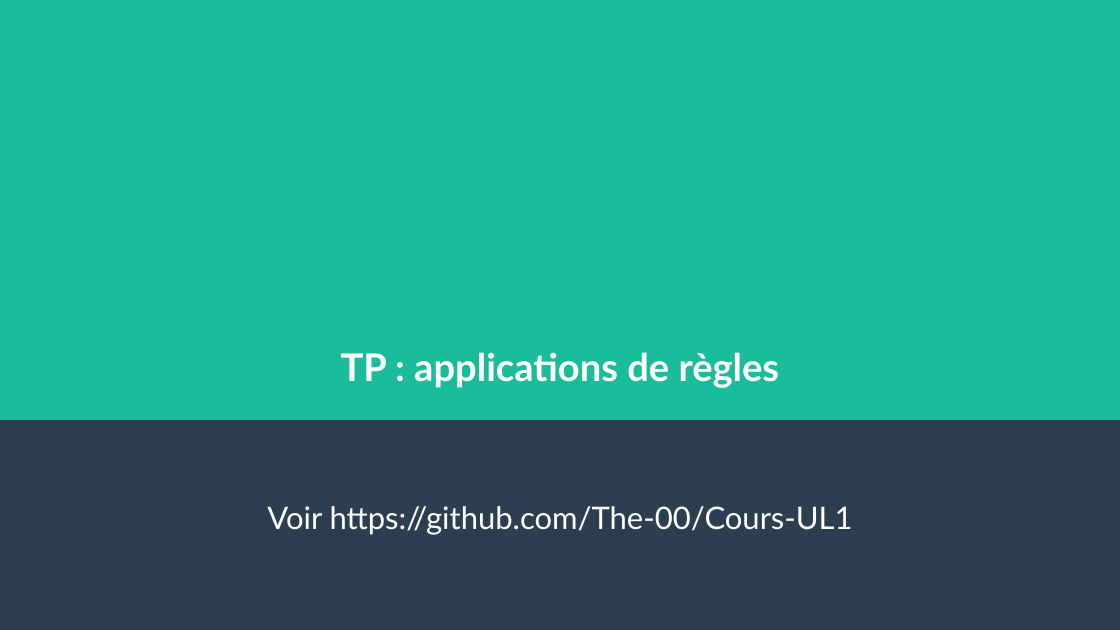
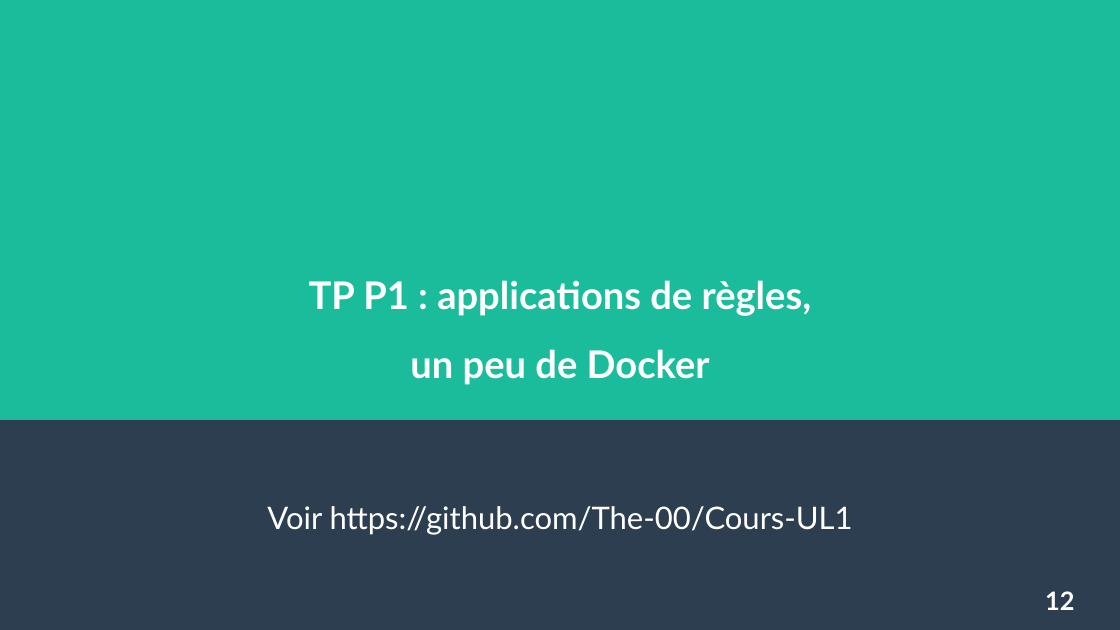
Before and after one commit to The-00/Cours-UL1, a slide deck: slide 12 of support-de-cours.odp (slide 9 before the commit). Drawn at 1120x630 pixels with LibreOffice and Linux fonts; fonts in the diff are those of the drawing. Boxes give left, top, right and bottom in pixels: in the first picture for what was removed or moved away, otherwise in the second. Text is boxed around its words. In the diff, an @@ line names an element or a change of style, - is before the commit and + after.

```diff
--- a/support-de-cours.odp
+++ b/support-de-cours.odp
@@ title at (x1=309, y1=280, x2=812, y2=385): text changed @@
-TP : applications de règles
+TP P1 : applications de règles,
+un peu de Docker
@@ page number added at (x1=1045, y1=591, x2=1074, y2=610), 18 pt, text #FFFFFF, bold @@
+12
```
Also in this commit, not shown: 9 other slides changed, 3 slides added.
